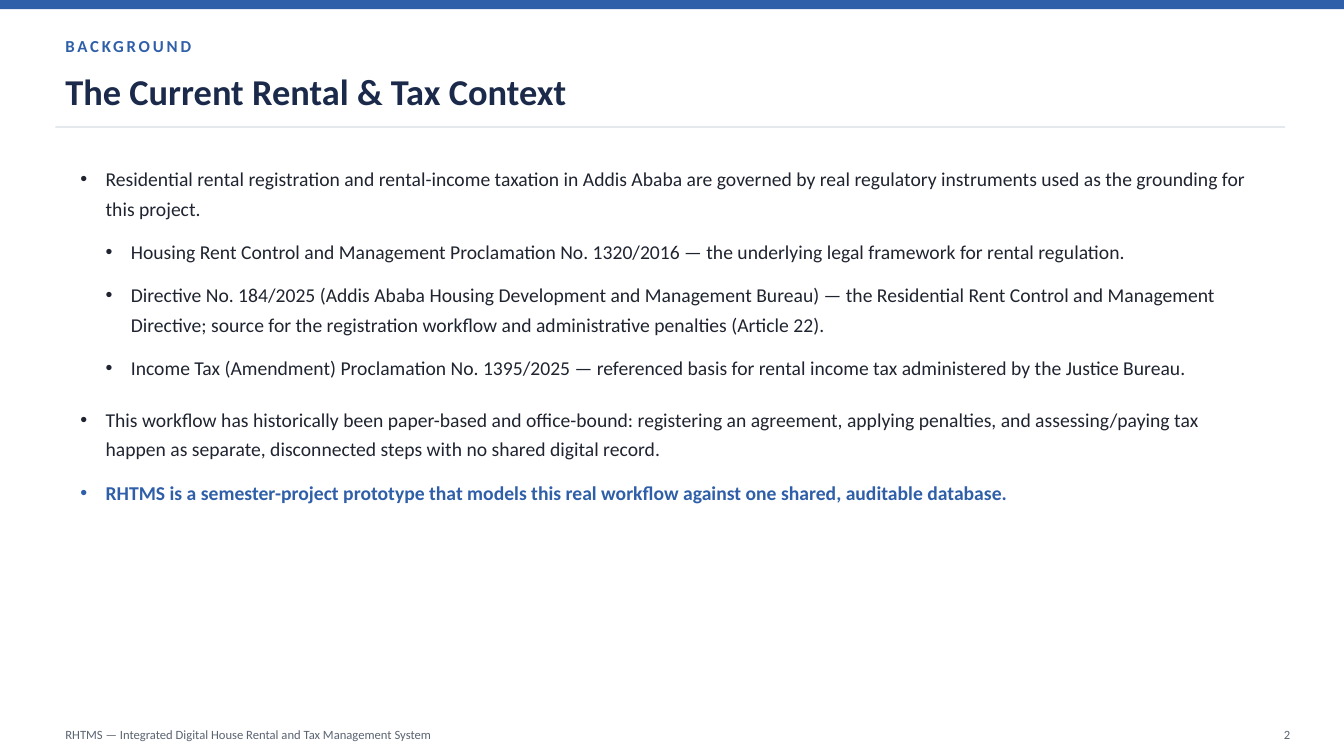
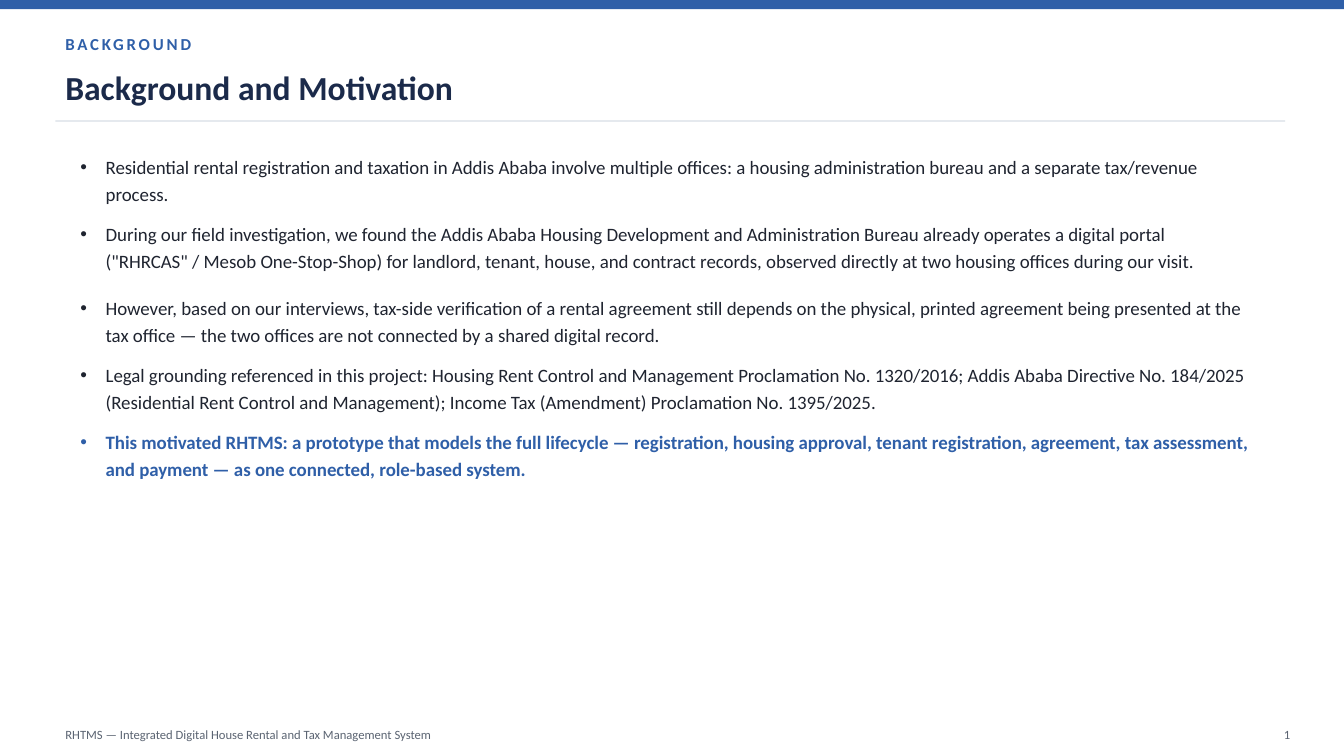
Before and after one commit to mubarekdevv/Integrated-rental-tax-management-system, a slide deck: slide 2 of docs/presentation/RHTMS_Final_Project_Presentation.pptx (slide 3 before the commit). Drawn at 1344x756 pixels with LibreOffice and Linux fonts; fonts in the diff are those of the drawing. Boxes give left, top, right and bottom in pixels: in the first picture for what was removed or moved away, otherwise in the second. Text is boxed around its words. In the diff, an @@ line names an element or a change of style, - is before the commit and + after.

Commit message:
docs: finalize project presentation

```diff
--- a/docs/presentation/RHTMS_Final_Project_Presentation.pptx
+++ b/docs/presentation/RHTMS_Final_Project_Presentation.pptx
@@ text "BACKGROUND" rewrapped from box(55, 30, 1165, 60) to box(65, 76, 230, 106) @@
@@ text at box(238, 76, 453, 101): text changed; size 26 to 24 pt @@
-The Current Rental & Tax Context
+Background and Motivation
@@ line moved from (55, 127) - (1286, 127) to (55, 121) - (1286, 121) @@
@@ text at box(106, 161, 1248, 479): text changed; size 14 to 13.5 pt @@
-• Residential rental registration and rental-income taxation in Addis Ababa are governed by real regulatory instruments used as the grounding for this project.
-  • Housing Rent Control and Management Proclamation No. 1320/2016 — the underlying legal framework for rental regulation.
-  • Directive No. 184/2025 (Addis Ababa Housing Development and Management Bureau) — the Residential Rent Control and Management Directive; source for the registration workflow and administrative penalties (Article 22).
-  • Income Tax (Amendment) Proclamation No. 1395/2025 — referenced basis for rental income tax administered by the Justice Bureau.
-• This workflow has historically been paper-based and office-bound: registering an agreement, applying penalties, and assessing/paying tax happen as separate, disconnected steps with no shared digital record.
-• RHTMS is a semester-project prototype that models this real workflow against one shared, auditable database.
+• Residential rental registration and taxation in Addis Ababa involve multiple offices: a housing administration bureau and a separate tax/revenue process.
+• During our field investigation, we found the Addis Ababa Housing Development and Administration Bureau already operates a digital portal ("RHRCAS" / Mesob One-Stop-Shop) for landlord, tenant, house, and contract records, observed directly at two housing offices during our visit.
+• However, based on our interviews, tax-side verification of a rental agreement still depends on the physical, printed agreement being presented at the tax office — the two offices are not connected by a shared digital record.
+• Legal grounding referenced in this project: Housing Rent Control and Management Proclamation No. 1320/2016; Addis Ababa Directive No. 184/2025 (Residential Rent Control and Management); Income Tax (Amendment) Proclamation No. 1395/2025.
+• This motivated RHTMS: a prototype that models the full lifecycle — registration, housing approval, tenant registration, agreement, tax assessment, and payment — as one connected, role-based system.
@@ text at box(1284, 731, 1290, 739): text changed @@
-2
+1
```
Also in this commit, not shown: 5 other slides changed, 14 slides added, 19 slides removed, 3 other files.
